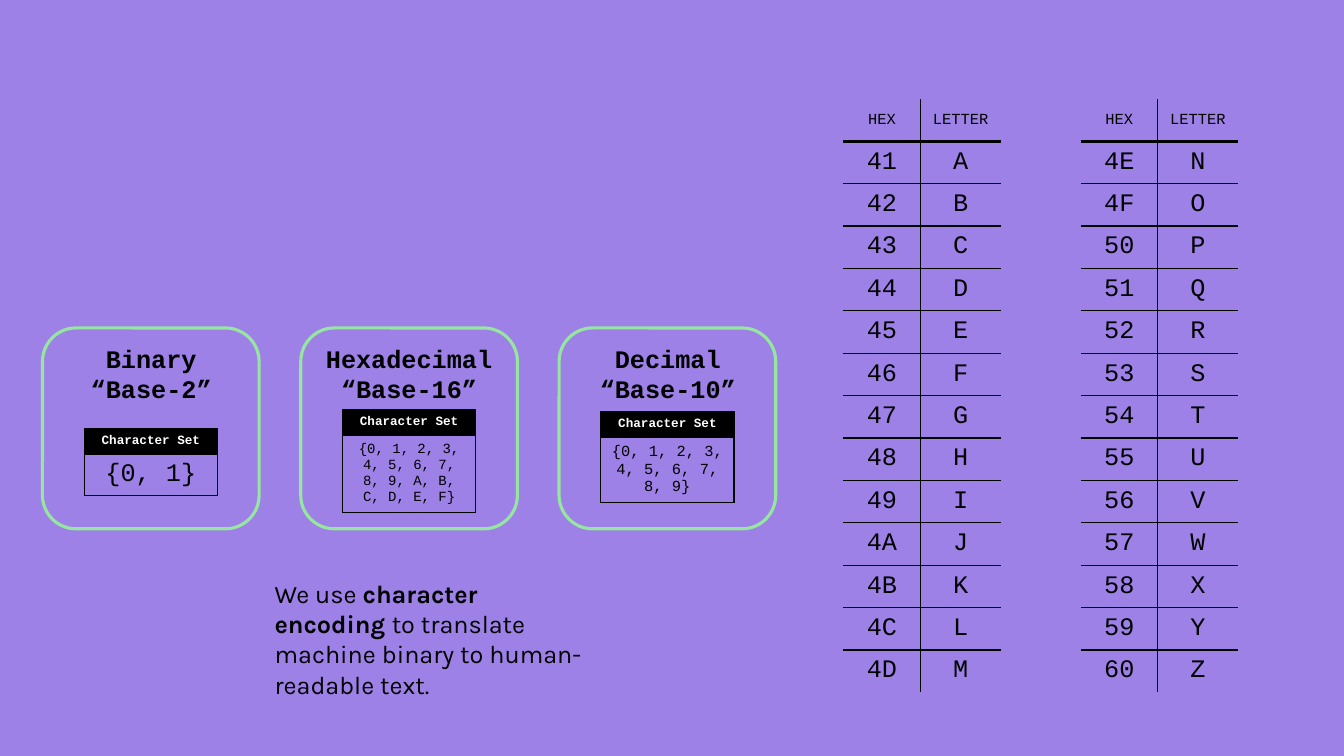
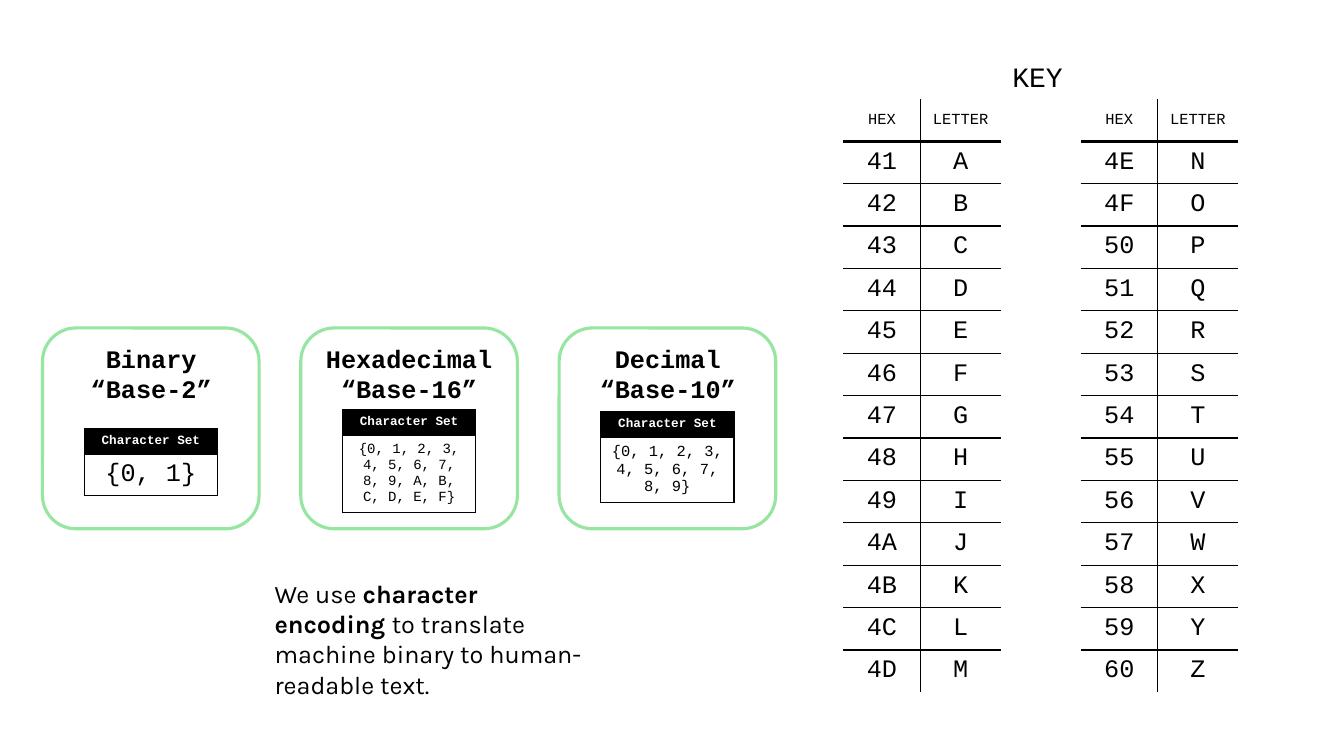
Before and after one commit to ceecee-h/lost-in-translation, a slide deck: slide 2 of assets/cs_night_info.pptx. Drawn at 1344x756 pixels with LibreOffice and Linux fonts; fonts in the diff are those of the drawing. Boxes give left, top, right and bottom in pixels: in the first picture for what was removed or moved away, otherwise in the second. Text is boxed around its words. In the diff, an @@ line names an element or a change of style, - is before the commit and + after.

```diff
--- a/assets/cs_night_info.pptx
+++ b/assets/cs_night_info.pptx
@@ background #9E81E7 to #FFFFFF @@
@@ text added at <box>1012,68,1062,87</box>, 20 pt, text #000000 @@
+KEY
```
Also in this commit, not shown: 2 slides added, 1 other file.
